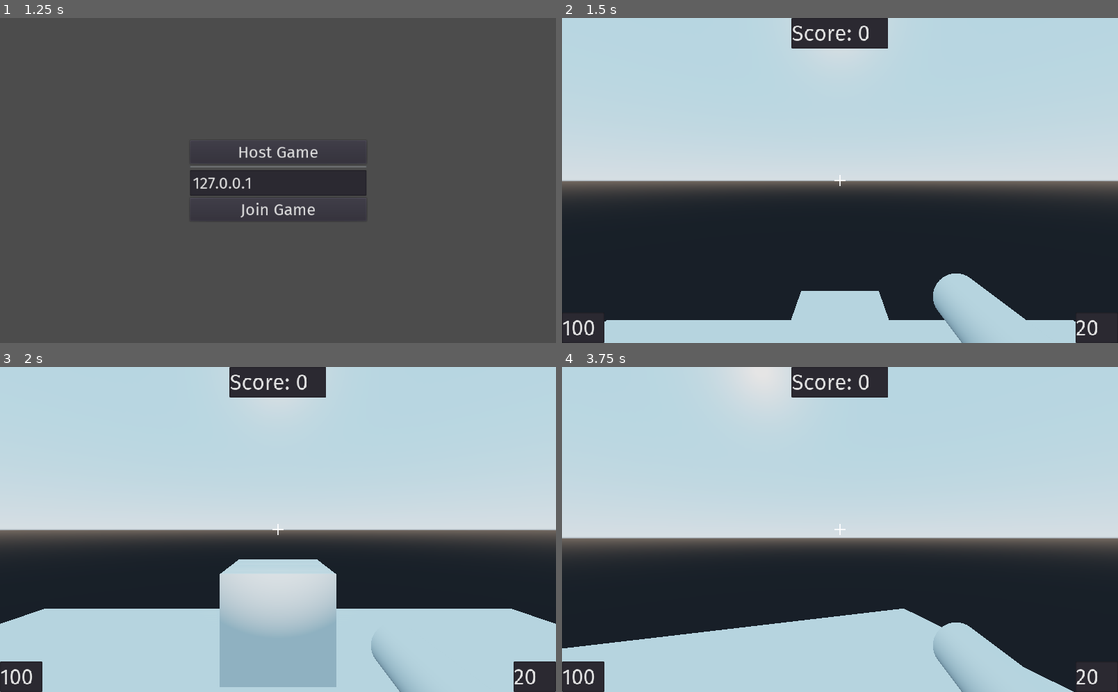
Above: before the commit, frames 1-4 (two rows, left to right).
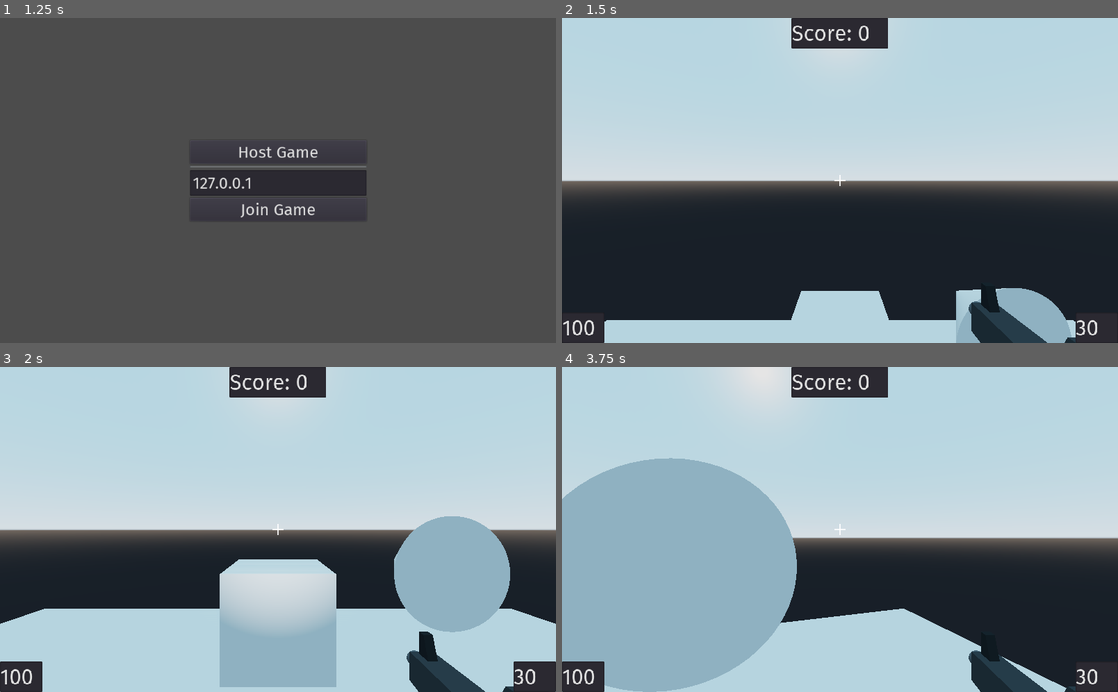
Above: after the commit, the same moments.

Repository: Linko-3D/Godot-Simple-Multiplayer-FPS
Game: Godot game, scene res://scenes/Lobby.tscn
The game is run twice, just before and just after one commit, with the same random seed, the same clock (stepped at 60 frames per second) and the same inputs.
Inputs (mouse positions are in pixels of both pictures, inside the frame that each line leads up to):
- Up to frame 1 (1.25 s): tap Enter (ui_accept) at 0.5, 0.77 s; move the mouse to (400, 164) at 0.52 s; press the mouse at (400, 164) at 0.53 s; hold D (right) from 0.53 s (still down)
- Up to frame 2 (1.5 s): release D (right) at 1.25 s; release the mouse at (962, 164) at 1.25 s; click "Host Game" at 1.25 s
- Up to frame 3 (2 s): no input
- Up to frame 4 (3.75 s): move the mouse to (728, 545) at 2.02 s; hold S (backward) 2.03-2.78 s; tap F (flashlight) at 2.1 s; tap Enter (ui_accept) at 2.27 s; click (728, 545) at 2.3 s; move the mouse to (851, 523) at 2.77 s; press the mouse at (851, 523) at 2.78 s; hold W (forward) from 2.78 s (still down); move the mouse to (834, 536) at 3.52 s; release the mouse at (834, 536) at 3.53 s; tap Shift (sprint) at 3.6 s

Frame 1 is identical in both runs. In frame 2, 3.3% of the frame differs, in the area x 66-95%, y 78-100%; in frame 3, 7.5%; in frame 4, 27%, in the area x 0-95%, y 27-100%.
Error after the commit: Error setting property 'transform' with value of type Nil. (res://scripts/Enemy.gd:16)

Commit message:
base enemy

Diff:
--- /dev/null
+++ b/scenes/Enemy.tscn
@@ -0,0 +1,20 @@
+[gd_scene load_steps=4 format=2]
+
+[ext_resource path="res://scripts/Enemy.gd" type="Script" id=1]
+
+[sub_resource type="CylinderMesh" id=1]
+top_radius = 0.001
+
+[sub_resource type="CylinderShape" id=2]
+
+[node name="Enemy" type="KinematicBody"]
+script = ExtResource( 1 )
+
+[node name="MeshInstance" type="MeshInstance" parent="."]
+transform = Transform( 1, 0, 0, 0, 1.31134e-07, 1, 0, -1, 1.31134e-07, 0, 0, 0 )
+mesh = SubResource( 1 )
+material/0 = null
+
+[node name="CollisionShape" type="CollisionShape" parent="."]
+transform = Transform( 1, 0, 0, 0, -4.37114e-08, 1, 0, -1, -4.37114e-08, 0, 0, 0 )
+shape = SubResource( 2 )
--- a/scenes/Map.tscn
+++ b/scenes/Map.tscn
@@ -1,7 +1,8 @@
-[gd_scene load_steps=3 format=2]
+[gd_scene load_steps=4 format=2]
 
 [ext_resource path="res://scenes/AmmoPack.tscn" type="PackedScene" id=1]
 [ext_resource path="res://scenes/MediPack.tscn" type="PackedScene" id=2]
+[ext_resource path="res://scenes/Enemy.tscn" type="PackedScene" id=3]
 
 [node name="Map" type="Spatial"]
 
@@ -26,3 +27,6 @@
 [node name="CSGBox2" type="CSGBox" parent="."]
 transform = Transform( 1, 0, 0, 0, 1, 0, 0, 0, 1, 0, 1, -5 )
 use_collision = true
+
+[node name="Enemy" parent="." instance=ExtResource( 3 )]
+transform = Transform( 1, 0, 0, 0, 1, 0, 0, 0, 1, 3, 2, -5 )
--- a/scenes/Player.tscn
+++ b/scenes/Player.tscn
@@ -4,6 +4,7 @@
 [ext_resource path="res://other/crosshair.png" type="Texture" id=2]
 [ext_resource path="res://other/FiraSans-Regular.ttf" type="DynamicFontData" id=3]
 [ext_resource path="res://other/shoot.wav" type="AudioStream" id=4]
+[ext_resource path="res://meshes/rifle.obj" type="ArrayMesh" id=5]
 
 [sub_resource type="CapsuleShape" id=1]
 radius = 0.5
@@ -13,34 +14,29 @@
 radius = 0.5
 mid_height = 1.5
 
-[sub_resource type="CylinderMesh" id=7]
+[sub_resource type="CylinderMesh" id=3]
 top_radius = 0.1
 bottom_radius = 0.1
 height = 0.001
 
-[sub_resource type="SpatialMaterial" id=8]
+[sub_resource type="SpatialMaterial" id=4]
 emission_enabled = true
 emission = Color( 1, 1, 1, 1 )
 emission_energy = 1.0
 emission_operator = 0
 emission_on_uv2 = false
 
-[sub_resource type="CylinderMesh" id=3]
+[sub_resource type="CylinderMesh" id=5]
 top_radius = 0.1
 bottom_radius = 0.2
 height = 0.5
 
-[sub_resource type="CylinderMesh" id=4]
-top_radius = 0.1
-bottom_radius = 0.1
-height = 1.0
-
-[sub_resource type="DynamicFont" id=5]
+[sub_resource type="DynamicFont" id=6]
 size = 40
 font_data = ExtResource( 3 )
 
-[sub_resource type="Theme" id=6]
-default_font = SubResource( 5 )
+[sub_resource type="Theme" id=7]
+default_font = SubResource( 6 )
 
 [node name="Player" type="KinematicBody" groups=[
 "Player",
@@ -85,27 +81,30 @@
 unit_size = 100.0
 
 [node name="WeaponPosition" type="Position3D" parent="Camera"]
-transform = Transform( 1, 0, 0, 0, 1, 0, 0, 0, 1, 0.5, -0.5, -0.5 )
+transform = Transform( 1, 0, 0, 0, 1, 0, 0, 0, 1, 0.530223, -0.5, -0.65498 )
 
 [node name="Weapon" type="MeshInstance" parent="Camera/WeaponPosition"]
-transform = Transform( 1, 0, 0, 0, -4.37114e-08, 1, 0, -1, -4.37114e-08, 0, 0, 0 )
-mesh = SubResource( 4 )
+transform = Transform( -1, 0, -3.25841e-07, 0, 1, 0, 3.25841e-07, 0, -1, 0, 0, 0.263401 )
+mesh = ExtResource( 5 )
 material/0 = null
+material/1 = null
+material/2 = null
+material/3 = null
 
 [node name="BulletPosition" type="Position3D" parent="Camera/WeaponPosition/Weapon"]
-transform = Transform( 1, 0, 0, 0, -4.37114e-08, -1, 0, 1, -4.37114e-08, 0, 0.75, 0 )
+transform = Transform( -1, 0, -3.25841e-07, 0, 1, 0, 3.25841e-07, 0, -1, 0, 0, 0.5 )
 
 [node name="ShootLight" type="OmniLight" parent="Camera/WeaponPosition/Weapon/BulletPosition"]
 visible = false
 shadow_enabled = true
 
 [node name="ShellPosition" type="Position3D" parent="Camera/WeaponPosition/Weapon"]
-transform = Transform( -1.62921e-07, 1, 0, -1, -1.62921e-07, 0, 0, 0, 1, 0, 0, 0 )
+transform = Transform( -4.37114e-08, 0, -1, 0, 1, 0, 1, 0, -4.37114e-08, -0.0531245, 0, 0.0804845 )
 
 [node name="HUD" type="Control" parent="."]
 anchor_right = 1.0
 anchor_bottom = 1.0
-theme = SubResource( 6 )
+theme = SubResource( 7 )
 __meta__ = {
 "_edit_use_anchors_": false
 }
--- /dev/null
+++ b/scripts/Enemy.gd
@@ -0,0 +1,16 @@
+extends KinematicBody
+
+puppet var puppet_transform
+
+func _ready():
+	set_network_master(1)
+
+func _process(delta):
+	if is_network_master():
+		if get_tree().get_nodes_in_group("Player"):
+			var player = get_tree().get_nodes_in_group("Player")[0]
+			print(player.global_transform.origin)
+			look_at(player.global_transform.origin, Vector3.UP)
+		rset_unreliable("puppet_transform", transform)
+	else:
+		transform = puppet_transform
--- a/scripts/Player.gd
+++ b/scripts/Player.gd
@@ -9,8 +9,8 @@
 var jump_force = 6.5
 
 var health = 100
-var max_ammo = 20
-var ammo = 20
+var max_ammo = 30
+var ammo = max_ammo
 var score = 0
 
 var can_shoot = true
@@ -39,8 +39,6 @@
 
 func _physics_process(delta):
 	if is_network_master():
-		print(ammo)
-
 		$HUD/Ammo.text = str(ammo)
 
 		$HUD/Health.text = str(health)
@@ -103,7 +101,7 @@
 		$Camera/WeaponPosition.rotation = Vector3()
 
 
-	if Input.is_action_just_pressed("shoot"):
+	if Input.is_action_pressed("shoot"):
 		if Input.get_mouse_mode() == Input.MOUSE_MODE_CAPTURED:
 			if can_shoot and ammo > 0:
 				rpc("ammo")
@@ -184,6 +182,6 @@
 	get_tree().get_root().add_child(shell_instance)
 
 	shell_instance.global_transform = $Camera/WeaponPosition/Weapon/ShellPosition.global_transform
-	shell_instance.linear_velocity = $Camera/WeaponPosition/Weapon/ShellPosition.global_transform.basis.y * 5
+	shell_instance.linear_velocity = $Camera/WeaponPosition/Weapon/ShellPosition.global_transform.basis.z * 5
 	yield(get_tree().create_timer(0.5), "timeout")
 	shell_instance.queue_free()
Not shown, added: meshes/rifle.mtl
Not shown, added: meshes/rifle.obj
Not shown, added: meshes/rifle.obj.import
Not shown: 2 places in scenes/Player.tscn that only renumber resources
